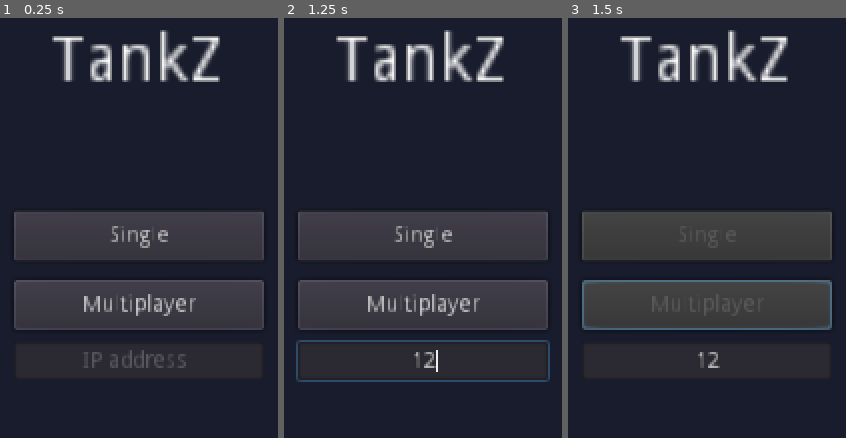
Above: before the commit, frames 1-3 (left to right).
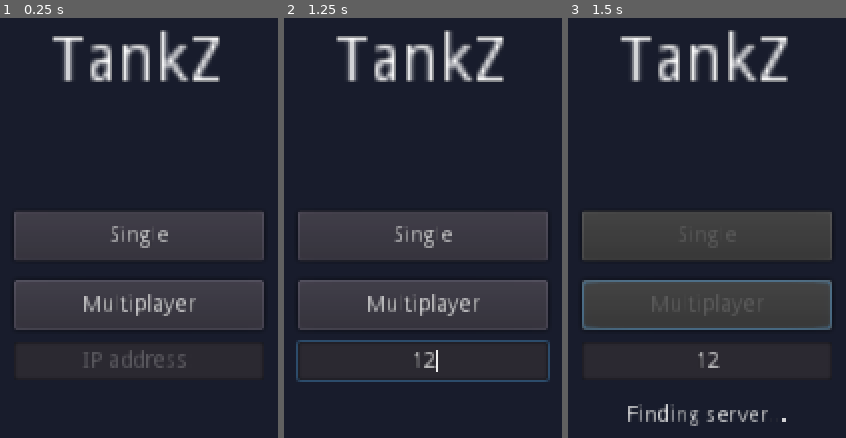
Above: after the commit, the same moments.

Repository: chrom007/godot-tankz
Game: Godot game, scene res://Scenes/Menu.tscn
The game is run twice, just before and just after one commit, with the same random seed, the same clock (stepped at 60 frames per second) and the same inputs.
Inputs (mouse positions are in pixels of both pictures, inside the frame that each line leads up to):
- Up to frame 1 (0.25 s): no input
- Up to frame 2 (1.25 s): click (423, 362) at 0.52 s; type "12" at 0.6 s
- Up to frame 3 (1.5 s): click "Multiplayer" at 1.25 s

Frames 1-2 are identical in both runs. In frame 3, 0.8% of the frame differs, in the area x 21-79%, y 91-98%.

Commit message:
Add muzzle line, Train

Diff:
--- a/Network.gd
+++ b/Network.gd
@@ -1,6 +1,7 @@
 extends Node
 
 signal player_joined;
+signal connection_failed;
 
 var players = {};
 var online = false;
@@ -67,6 +68,7 @@
 
 func _client_failed():
 	print("Failed connected");
+	emit_signal("connection_failed");
 	peer = null;
 	online = false;
 
--- a/Objects/Tank.tscn
+++ b/Objects/Tank.tscn
@@ -62,10 +62,15 @@
 
 [sub_resource type="AnimatedTexture" id=8]
 
+[sub_resource type="Gradient" id=10]
+colors = PoolColorArray( 0, 0, 0, 0.196078, 0, 0, 0, 0 )
+
 [sub_resource type="RectangleShape2D" id=9]
 extents = Vector2( 14, 10 )
 
-[node name="Tank" type="KinematicBody2D"]
+[node name="Tank" type="KinematicBody2D" groups=[
+"tank",
+]]
 z_index = 10
 script = ExtResource( 1 )
 
@@ -91,6 +96,13 @@
 [node name="Muzzle" type="Position2D" parent="Head"]
 position = Vector2( 21, 0 )
 
+[node name="Line" type="Line2D" parent="Head"]
+position = Vector2( -4, 0 )
+z_index = 1000
+points = PoolVector2Array( 0, 0, 250, 0 )
+width = 1.0
+gradient = SubResource( 10 )
+
 [node name="Collision" type="CollisionShape2D" parent="."]
 shape = SubResource( 9 )
 
--- /dev/null
+++ b/Objects/Train.tscn
@@ -0,0 +1,19 @@
+[gd_scene load_steps=4 format=2]
+
+[ext_resource path="res://Sprites/Train.png" type="Texture" id=1]
+[ext_resource path="res://Scripts/Train.gd" type="Script" id=2]
+
+[sub_resource type="RectangleShape2D" id=1]
+extents = Vector2( 16, 9 )
+
+[node name="Train" type="StaticBody2D" groups=[
+"train",
+]]
+script = ExtResource( 2 )
+
+[node name="Sprite" type="Sprite" parent="."]
+rotation = 3.14159
+texture = ExtResource( 1 )
+
+[node name="Collision" type="CollisionShape2D" parent="."]
+shape = SubResource( 1 )
--- a/Scenes/Menu.tscn
+++ b/Scenes/Menu.tscn
@@ -46,14 +46,6 @@
 margin_bottom = 332.0
 text = "Multiplayer"
 
-[node name="Status" type="Label" parent="."]
-margin_left = 448.0
-margin_top = 344.0
-margin_right = 608.0
-margin_bottom = 358.0
-align = 1
-valign = 1
-
 [node name="IP" type="LineEdit" parent="."]
 margin_left = 448.0
 margin_top = 340.0
@@ -62,5 +54,14 @@
 align = 1
 placeholder_text = "IP address:"
 placeholder_alpha = 0.3
-[connection signal="pressed" from="Single" to="." method="_on_Single_pressed"]
-[connection signal="pressed" from="Multiplayer" to="." method="_on_Multiplayer_pressed"]
+
+[node name="Status" type="Label" parent="."]
+margin_left = 448.0
+margin_top = 380.0
+margin_right = 608.0
+margin_bottom = 394.0
+align = 1
+valign = 1
+__meta__ = {
+"_edit_use_anchors_": false
+}
--- a/Scenes/World.tscn
+++ b/Scenes/World.tscn
@@ -1,5 +1,6 @@
-[gd_scene load_steps=8 format=2]
+[gd_scene load_steps=10 format=2]
 
+[ext_resource path="res://Objects/Train.tscn" type="PackedScene" id=1]
 [ext_resource path="res://Sprites/Grass1.png" type="Texture" id=2]
 [ext_resource path="res://Objects/Aircraft.tscn" type="PackedScene" id=3]
 [ext_resource path="res://Tiles/SummerBig.tres" type="TileSet" id=4]
@@ -7,6 +8,11 @@
 [ext_resource path="res://Objects/Tree.tscn" type="PackedScene" id=6]
 [ext_resource path="res://Scripts/World.gd" type="Script" id=7]
 [ext_resource path="res://Objects/Lake.tscn" type="PackedScene" id=8]
+
+[sub_resource type="Curve2D" id=1]
+_data = {
+"points": PoolVector2Array( 0, 0, 0, 0, 956, 480, 0, 0, 0, 0, 576, 480, 0, 0, 0, 0, 576, 800, 0, 0, 0, 0, 960, 800, 0, 0, 0, 0, 1120, 800, 0, 0, 0, 0, 1120, 480, 0, 0, 0, 0, 956, 480 )
+}
 
 [node name="World" type="Node2D"]
 script = ExtResource( 7 )
@@ -126,3 +132,15 @@
 
 [node name="Aircraft" parent="." instance=ExtResource( 3 )]
 position = Vector2( 59, 179 )
+
+[node name="TrainPath" type="Path2D" parent="."]
+z_index = 400
+curve = SubResource( 1 )
+
+[node name="Follow" type="PathFollow2D" parent="TrainPath"]
+position = Vector2( 601.362, 480 )
+rotation = 3.14159
+offset = 354.6
+lookahead = 10.0
+
+[node name="Train" parent="TrainPath/Follow" instance=ExtResource( 1 )]
--- a/Scripts/Menu.gd
+++ b/Scripts/Menu.gd
@@ -2,7 +2,9 @@
 
 
 func _ready():
-	pass;
+	Network.connect("connection_failed", self, "connection_failed");
+	$Single.connect("pressed", self, "_on_Single_pressed");
+	$Multiplayer.connect("pressed", self, "_on_Multiplayer_pressed");
 
 
 func _on_Single_pressed():
@@ -16,6 +18,11 @@
 	var ip = $IP.text;
 	Network.client_start(ip);
 
+func connection_failed():
+	$Status.text = "Connection failed!";
+	$Single.disabled = false;
+	$Multiplayer.disabled = false;
+
 #	var qwe = preload("res://Scenes/World.tscn").instance();
 #	get_tree().get_root().add_child(qwe);
 #	get_tree().change_scene("res://Scenes/World.tscn");
--- a/Scripts/Tank.gd
+++ b/Scripts/Tank.gd
@@ -10,6 +10,7 @@
 var velocity := Vector2.ZERO;
 var BOOST = 1;
 var username = "USER";
+var heals = 100;
 
 var background : TextureRect = null;
 var tilemap : TileMap = null;
@@ -24,23 +25,26 @@
 	$Nick.text = username;
 
 func _physics_process(delta):
-	if is_network_master():
+	if (!Network.online || (Network.online && is_network_master())):
 		moving(delta);
 		shooting();
 		boosting();
 		wrapping();
+		collisions();
 
 		# puppet_position = position;
-		if (velocity != Vector2.ZERO):
-			t_pos = position;
-			rset_unreliable("t_pos", t_pos);
-		if (t_rot != rotation_degrees):
-			t_rot = rotation_degrees;
-			rset_unreliable("t_rot", t_rot);
-		if (h_rot != $Head.rotation_degrees):
-			h_rot = $Head.rotation_degrees;
-			rset_unreliable("h_rot", h_rot);
-	else:
+		if (Network.online):
+			if (velocity != Vector2.ZERO):
+				t_pos = position;
+				rset_unreliable("t_pos", t_pos);
+			if (t_rot != rotation_degrees):
+				t_rot = rotation_degrees;
+				rset_unreliable("t_rot", t_rot);
+			if (h_rot != $Head.rotation_degrees):
+				h_rot = $Head.rotation_degrees;
+				rset_unreliable("h_rot", h_rot);
+
+	if (Network.online && !is_network_master()):
 		position = t_pos;
 		rotation_degrees = t_rot;
 		$Head.rotation_degrees = h_rot;
@@ -63,7 +67,18 @@
 
 	shoot_ready = false;
 	$ShootTimer.start(SHOT_DELAY);
+	$Head/Line.hide();
 	$HeadAnim.play("shoot", -1, 7);
+
+
+func collisions():
+	if (get_slide_count() > 0):
+		for c in range(get_slide_count()):
+			var coll = get_slide_collision(c);
+			var collider = coll.collider;
+
+			if (collider.is_in_group("train")):
+				heals -= 1;
 
 
 func moving(delta):
@@ -140,3 +155,4 @@
 
 func _on_ShootTimer_timeout():
 	shoot_ready = true;
+	$Head/Line.show();
--- /dev/null
+++ b/Scripts/Train.gd
@@ -0,0 +1,7 @@
+extends StaticBody2D
+
+const SPEED = 100;
+onready var follow : PathFollow2D = get_parent();
+
+func _physics_process(delta):
+	follow.offset += SPEED * delta;
Not shown: 1 places in Objects/Tank.tscn that only renumber resources
Binary file added: Sprites/Train.png
Binary file changed: icon.png
